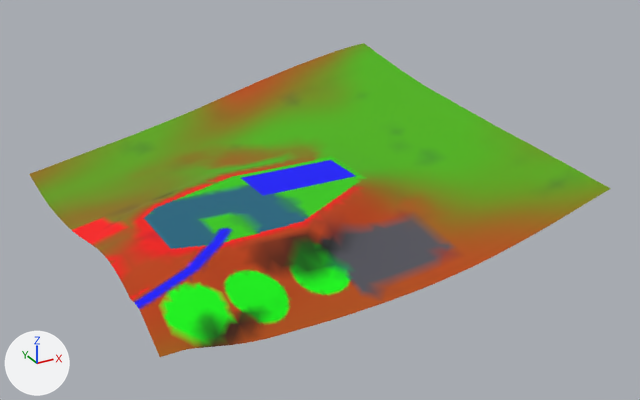
An edit to the glTF model games/yorimichi/assets/belmonte/meshes/SM_BM_BT_Terrain_6_4.glb, drawn before and after from the same camera.
The view is the same before and after, from a 50 mm lens placed at (418.0, 113.0, 241.0), pointed at (650.0, 535.0, 29.0). Lighting does not change. The marker at lower left points along +X, +Y and +Z. The older version comes first.

The first picture shows 'SM_BM_BT_Terrain_6_4'.
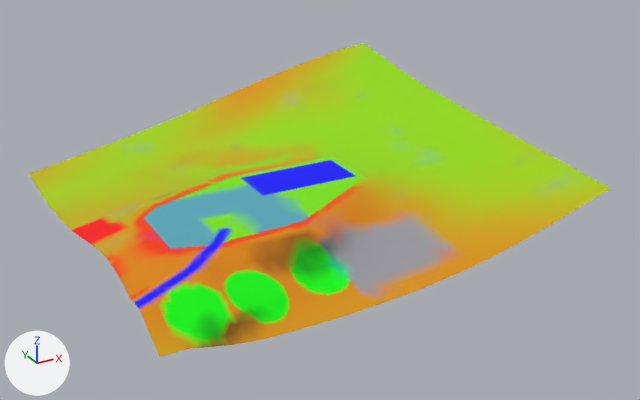
The change, as a list of edits to the scene's bpy script:
```text
Change me_sm_bt_terrain_6_4:
    where me_sm_bt_terrain_6_4.from_pydata(...)  # 3200 vertices, 6259 faces; spans x 512.0..768.0, y 424.0..680.0, z 20.0..79.0
    used by ob_sm_bm_bt_terrain_6_4; location = (0.0, 0.0, 0.0)
    me_sm_bt_terrain_6_4 part 1: 5866 faces centred in x 512.0..765.0, y 425.0..677.0, z 20.0..78.0 are repainted in the vertex colours, in many colours
```

Changed parts and their boxes [x1, y1, x2, y2] in the pictures (640 x 400 px):
part 1 of me_sm_bt_terrain_6_4, recoloured (lighter): [30, 43, 611, 357] in both
